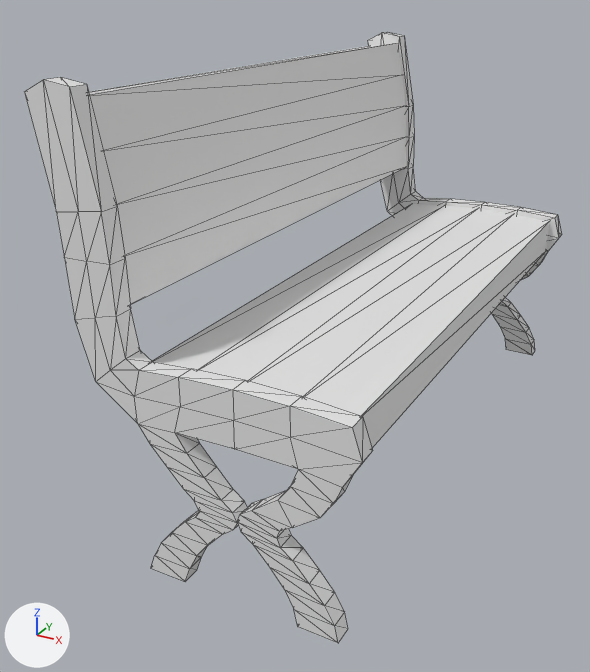
Before and after pictures for a commit that changed the glTF model fasc-sim-map/Map/Furniture-Fixtures/park_bench.gltf.
Camera for both pictures: a 50 mm lens placed at (3.19, -8.05, 5.01), pointed at (-0.86, -0.69, 1.33). Arrows for +X, +Y and +Z are at lower left; the lights stay in place. Mesh edges are drawn as thin lines. Where no turn or scale is listed for an object, it has been applied to the vertices.

Objects in the first picture: 'Back', 'LEndCap', 'REndCap', 'Seat'.
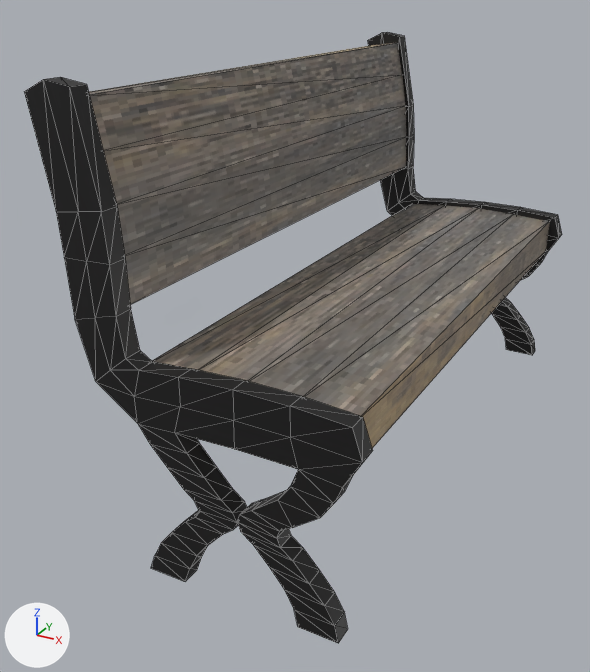
Pixel boxes [x1, y1, x2, y2] of what changed, in the pictures (590 x 672 px):
'Back', recoloured
    both: [89, 43, 406, 305]
'REndCap', recoloured (grey to black)
    both: [24, 77, 373, 643]
'Seat', recoloured (white to grey)
    both: [152, 204, 549, 448]
'LEndCap', recoloured (grey to black)
    both: [367, 32, 562, 355]

Patch to the scene script:
```diff
--- a/fasc-sim-map/Map/Furniture-Fixtures/park_bench.gltf.py
+++ b/fasc-sim-map/Map/Furniture-Fixtures/park_bench.gltf.py
@@ img_rusty_metal_gray @@
+img_rusty_metal_gray = load_image('rusty_metal_gray', 'rusty_metal_gray.png', 512, 512, 'sRGB')
@@ img_woodfloor01 @@
+img_woodfloor01 = load_image('WoodFloor01', 'WoodFloor01.png', 512, 512, 'sRGB')
@@ mat_metal @@
+mat_metal = principled_material('Metal')
+mat_metal.texture = img_rusty_metal_gray
+mat_metal.metallic = 0.168
@@ mat_material @@
+mat_material = principled_material('Material')
+mat_material.texture = img_woodfloor01
@@ me_cube_001 @@
 me_cube_001.from_pydata(...)  # 20 vertices, 36 faces; spans x -1.0..1.0, y -3.18..3.18, z -0.21..0.27
+me_cube_001.materials.append(mat_material)  # picture img_woodfloor01
@@ me_cube_002 @@
 me_cube_002.from_pydata(...)  # 20 vertices, 36 faces; spans x -0.32..0.32, y -3.18..3.18, z -0.88..0.88
+me_cube_002.materials.append(mat_material)  # picture img_woodfloor01
@@ me_cube_003 @@
 me_cube_003.from_pydata(...)  # 148 vertices, 292 faces; spans x -26.6..0.1, y -1.0..1.0, z -3.0..1.3
+me_cube_003.materials.append(mat_metal)  # picture img_rusty_metal_gray
@@ me_cube_004 @@
 me_cube_004.from_pydata(...)  # 148 vertices, 292 faces; spans x -26.6..0.1, y -1.0..1.0, z -3.0..1.3
+me_cube_004.materials.append(mat_metal)  # picture img_rusty_metal_gray
```
